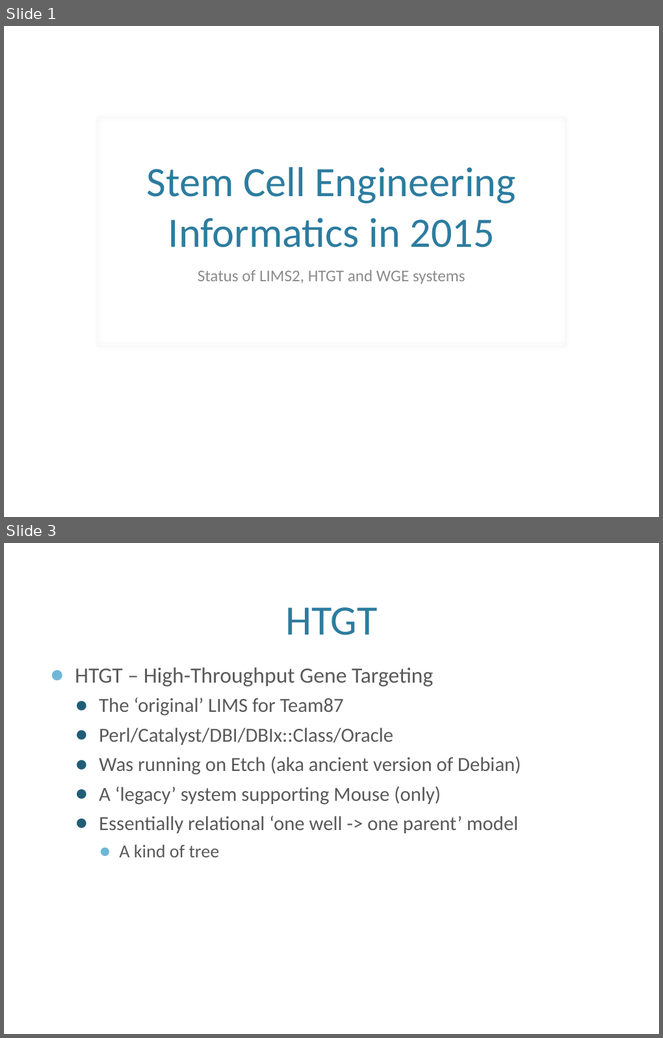
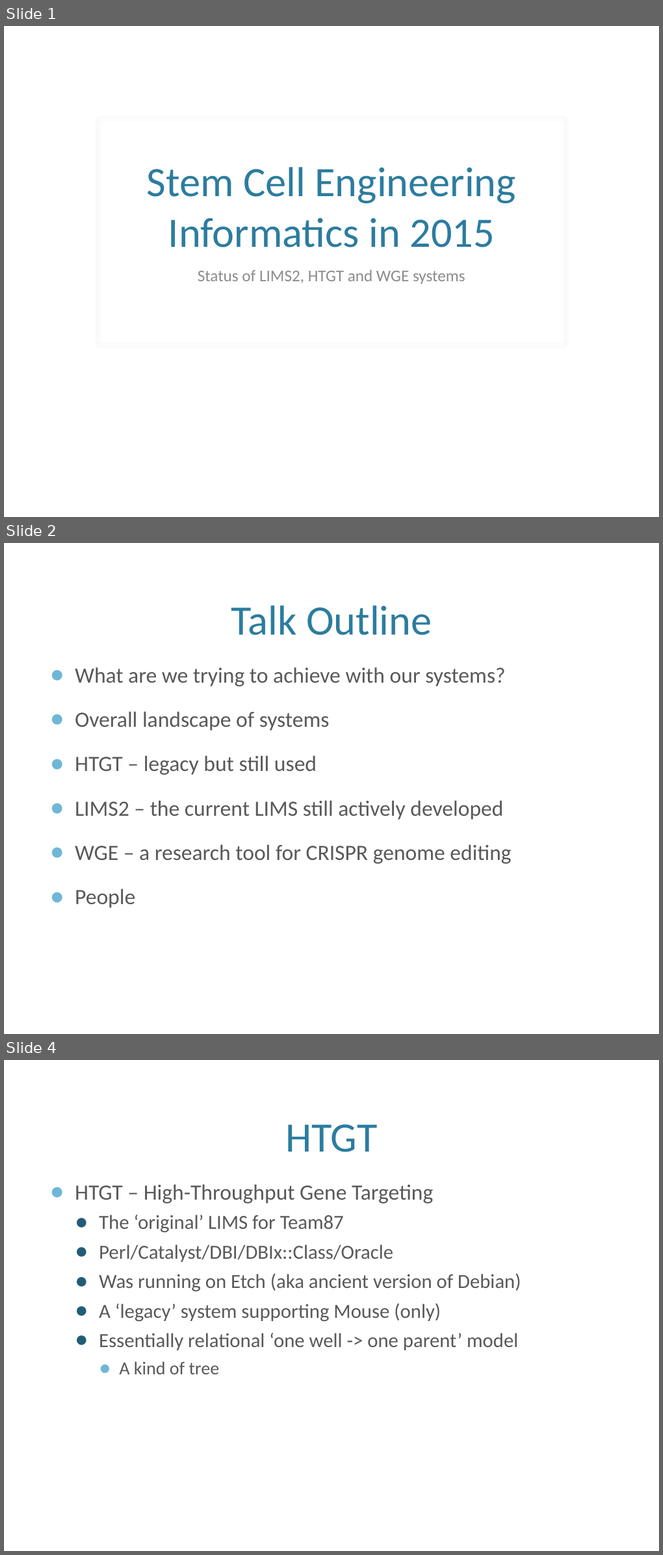
Before and after one commit to htgt/Docs, a slide deck: IMG-2015.pptx. Shown one above the other, each under a label of ours: slides 1 and 3 before the commit, slides 1, 2 and 4 after it; the slides between them are not shown. The pictures are 663x1038 and 663x1555 pixels, drawn with LibreOffice and Linux fonts; fonts in the diff are those of the drawing; background and template pictures are left out. Boxes give left, top, right and bottom in pixels: in the first picture for what was removed or moved away, otherwise in the second. Text is boxed around its words. In the diff, an @@ line names an element or a change of style, - is before the commit and + after.

```diff
--- a/IMG-2015.pptx
+++ b/IMG-2015.pptx
@@ slide 2 added at bbox=[4, 543, 659, 1034], background picture (left out) @@
@@ title added at bbox=[231, 605, 432, 635], 46 pt, text #2C7C9F @@
+Talk Outline
@@ text added at bbox=[75, 667, 511, 908], 24 pt, text #595959 @@
+● What are we trying to achieve with our systems?
+● Overall landscape of systems
+● HTGT – legacy but still used
+● LIMS2 – the current LIMS still actively developed
+● WGE – a research tool for CRISPR genome editing
+● People
@@ what was slide 3 is now slide 4 @@
```
Also in this commit, not shown: 5 slides changed, 7 other slides added.
